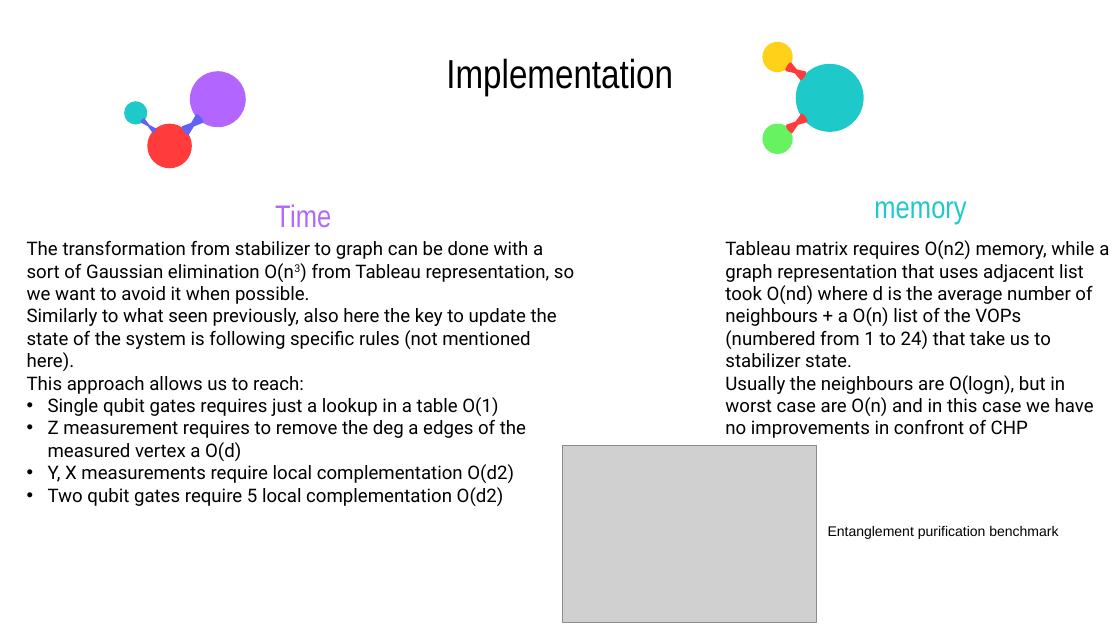
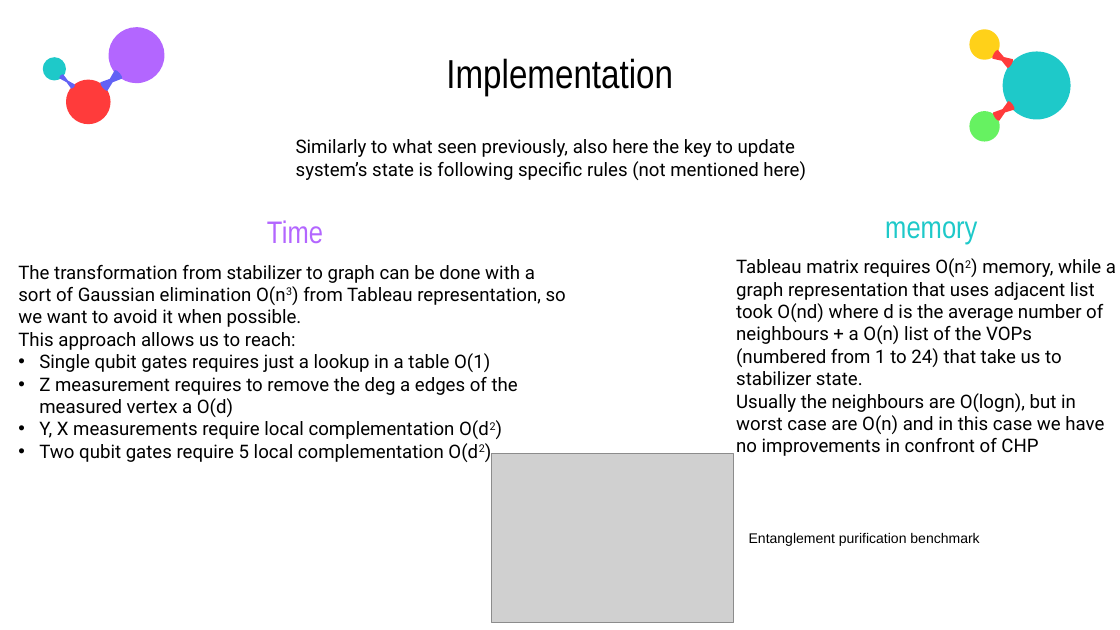
Before and after one commit to Moriarty2002/quantum-information, a slide deck: slide 13 of docs/elaborato.pptx (slide 14 before the commit). Drawn at 1120x630 pixels with LibreOffice and Linux fonts; fonts in the diff are those of the drawing; grey boxes stand for pictures. Boxes give left, top, right and bottom in pixels: in the first picture for what was removed or moved away, otherwise in the second. Text is boxed around its words. In the diff, an @@ line names an element or a change of style, - is before the commit and + after.

```diff
--- a/docs/elaborato.pptx
+++ b/docs/elaborato.pptx
@@ 5 freeform shapes: place and size @@
-5 freeform shapes at bbox=[124, 72, 246, 168]
+5 freeform shapes at bbox=[43, 27, 165, 124]
@@ freeform shape: place and size @@
-freeform shape at bbox=[785, 63, 806, 81]
+freeform shape at bbox=[992, 50, 1014, 68]
@@ 4 freeform shapes: place and size @@
-4 freeform shapes at bbox=[763, 41, 864, 153]
+4 freeform shapes at bbox=[970, 29, 1071, 141]
@@ text added at bbox=[296, 139, 806, 180], 12 pt, text #000000 @@
+Similarly to what seen previously, also here the key to update system’s state is following specific rules (not mentioned here)
@@ text "memory": place and size @@
-text "memory" at bbox=[874, 201, 966, 224]
+text "memory" at bbox=[885, 221, 977, 244]
@@ text "Time": place and size @@
-text "Time" at bbox=[275, 204, 331, 228]
+text "Time" at bbox=[267, 220, 323, 244]
@@ text "The transformation from stabilizer to ...": place and size @@
-text "The transformation from stabilizer to ..." at bbox=[27, 241, 574, 506]
+text "The transformation from stabilizer to ..." at bbox=[18, 265, 566, 462]
@@ text "Tableau matrix requires O(n2) memory, ...": place and size @@
-text "Tableau matrix requires O(n2) memory, ..." at bbox=[725, 240, 1109, 438]
+text "Tableau matrix requires O(n2) memory, ..." at bbox=[736, 258, 1116, 456]
@@ text at bbox=[736, 258, 1116, 385]: now superscript in "O(n2)" @@
@@ text at bbox=[27, 308, 557, 371]: paragraph removed @@
-Similarly to what seen previously, also here the key to update the state of the system is following specific rules (not mentioned here).
@@ text at bbox=[39, 420, 489, 462]: now superscript in "O(d2)", "O(d2)" @@
@@ picture: place and size @@
-picture at bbox=[562, 446, 816, 623]
+picture at bbox=[492, 454, 734, 622]
@@ text "Entanglement purification benchmark": place and size @@
-text "Entanglement purification benchmark" at bbox=[828, 526, 1058, 539]
+text "Entanglement purification benchmark" at bbox=[749, 533, 979, 546]
```
Also in this commit, not shown: 9 other slides changed, 5 slides added, 13 slides removed, 3 other files.
